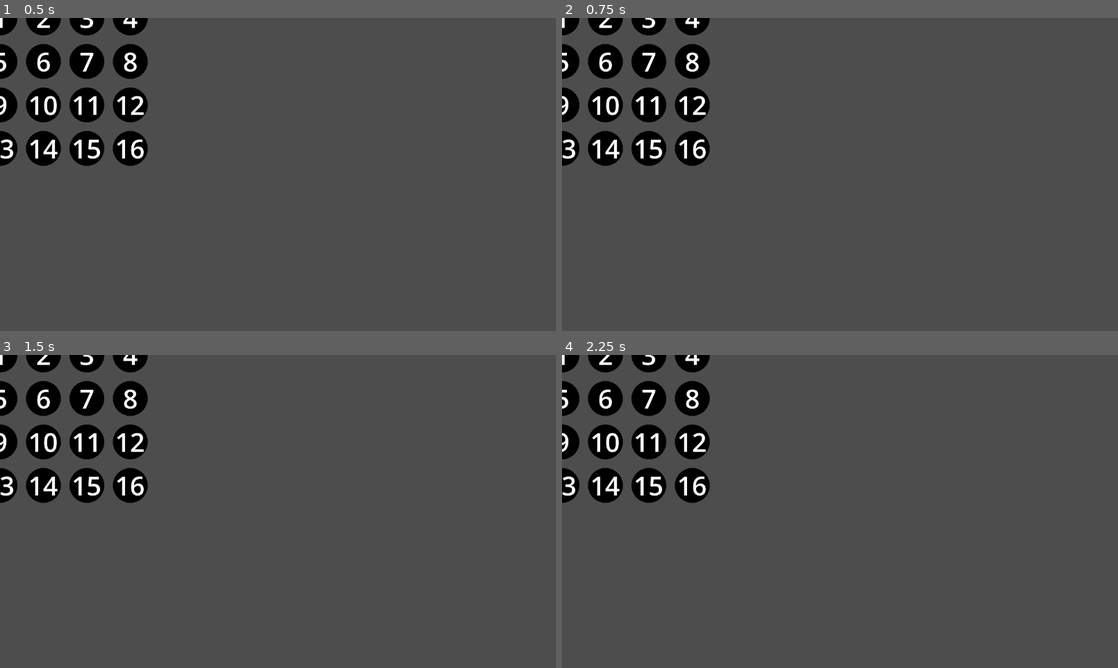
Above: before the commit, frames 1-4 (two rows, left to right).
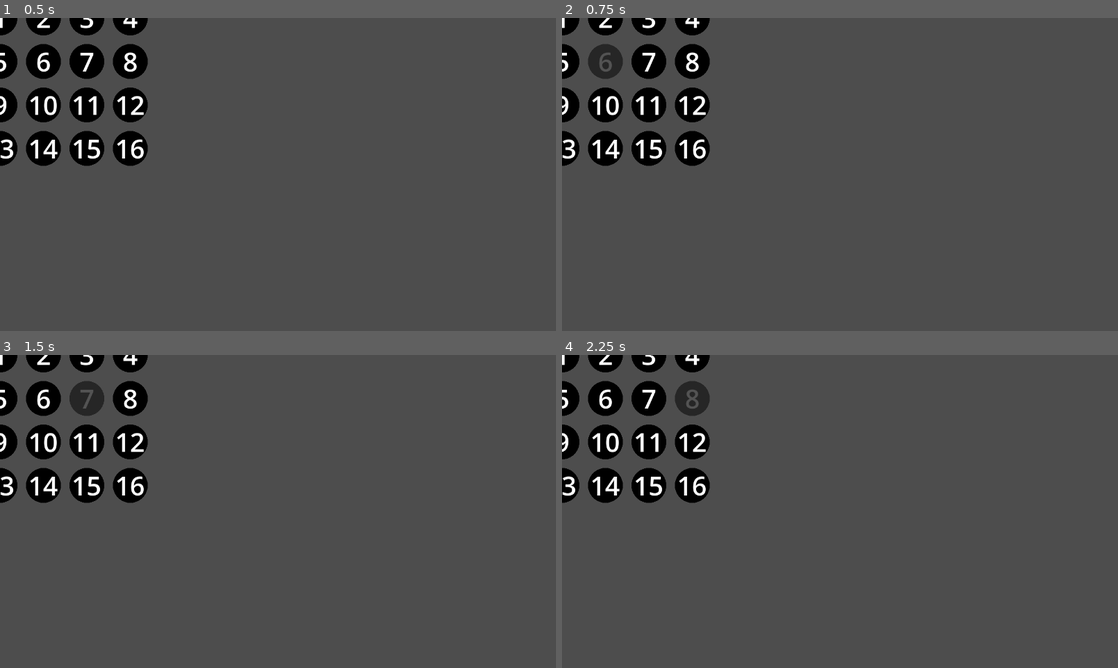
Above: after the commit, the same moments.

Repository: SHKBRD/GameOfRiskCyber
Game: Godot game, scene res://scenes/game_scene.tscn
Two runs of this game, one before a commit and one after it. Both use one fixed random seed, a clock stepped at 60 frames per second and the inputs below.
Inputs (mouse positions are in pixels of both pictures, inside the frame that each line leads up to):
- Up to frame 1 (0.5 s): no input
- Up to frame 2 (0.75 s): tap Enter at 0.5 s; move the mouse to (606, 61) at 0.52 s; press the mouse at (606, 61) at 0.53 s
- Up to frame 3 (1.5 s): tap Space at 1.25 s; move the mouse to (88, 398) at 1.27 s; release the mouse at (88, 398) at 1.28 s; click (88, 398) at 1.35 s
- Up to frame 4 (2.25 s): tap Enter at 2 s; move the mouse to (689, 398) at 2.02 s; press the mouse at (689, 398) at 2.03 s

Frame 1 is identical in both runs. In frame 2, 0.5% of the frame differs, in the area x 4-11%, y 8-20%; in frame 3, 0.5%, in the area x 12-19%, y 8-20%; in frame 4, 0.5%.

Commit message:
add progress

Diff:
--- a/project.godot
+++ b/project.godot
@@ -20,6 +20,15 @@
 window/size/viewport_width=1280
 window/size/viewport_height=720
 
+[input]
+
+NumpadButtonPressed={
+"deadzone": 0.2,
+"events": [Object(InputEventMouseButton,"resource_local_to_scene":false,"resource_name":"","device":-1,"window_id":0,"alt_pressed":false,"shift_pressed":false,"ctrl_pressed":false,"meta_pressed":false,"button_mask":0,"position":Vector2(0, 0),"global_position":Vector2(0, 0),"factor":1.0,"button_index":1,"canceled":false,"pressed":false,"double_click":false,"script":null)
+, Object(InputEventKey,"resource_local_to_scene":false,"resource_name":"","device":-1,"window_id":0,"alt_pressed":false,"shift_pressed":false,"ctrl_pressed":false,"meta_pressed":false,"pressed":false,"keycode":0,"physical_keycode":32,"key_label":0,"unicode":32,"location":0,"echo":false,"script":null)
+]
+}
+
 [rendering]
 
 renderer/rendering_method="gl_compatibility"
--- a/scenes/numpad_number.tscn
+++ b/scenes/numpad_number.tscn
@@ -18,6 +18,7 @@
 Label/font_sizes/font_size = 60
 
 [sub_resource type="CircleShape2D" id="CircleShape2D_w87sr"]
+radius = 40.05
 
 [node name="Sprite2D" type="Sprite2D"]
 texture = SubResource("GradientTexture2D_bg2j3")
--- a/scripts/number_grid.gd
+++ b/scripts/number_grid.gd
@@ -7,8 +7,18 @@
 @export var height: int = 4
 @export var buttonDistance: float = 100.0
 
+var connectOrder: int = 0
+var currentNumber: int = -1
+var dragging: bool = false
+
 func _ready() -> void:
 	init_numbers()
+
+func _unhandled_input(event: InputEvent) -> void:
+	if event.is_action_pressed("NumpadButtonPressed"):
+		dragging = true
+	else:
+		dragging = false
 
 func init_numbers() -> void:
 	for heightInd: int in height:
@@ -16,4 +26,28 @@
 			var newNumber: NumpadNumber = numpadNumber.instantiate()
 			newNumber.position = Vector2(widthInd*buttonDistance, heightInd*buttonDistance)
 			newNumber.init_numpad_button(heightInd*height + widthInd + 1)
+			newNumber.mouse_hovered.connect(_on_number_just_hovered)
+			newNumber.mouse_left.connect(_on_number_just_leaved)
 			add_child(newNumber)
+
+func reset_progress() -> void:
+	var numpadButtons: Array = get_children()
+	for numberButton: NumpadNumber in numpadButtons:
+		numberButton.reset()
+	connectOrder = 0
+	currentNumber = -1
+
+func _on_number_just_hovered(numberObj: NumpadNumber) -> void:
+	print()
+	print("ORDER: " + str(connectOrder))
+	print("CURRENT: " + str(currentNumber))
+	currentNumber = numberObj.number
+
+	if currentNumber == connectOrder + 1:
+		currentNumber = currentNumber
+		numberObj.confirm_number()
+	else:
+		reset_progress()
+
+func _on_number_just_leaved(numberObj: NumpadNumber) -> void:
+	currentNumber = -1
--- a/scripts/numpad_button.gd
+++ b/scripts/numpad_button.gd
@@ -1,15 +1,35 @@
 extends Sprite2D
 class_name NumpadNumber
 
+signal mouse_hovered(NumpadNumber)
+signal mouse_left(NumpadNumber)
+
 var number: int = 0
 var readInput: bool = false
+var confirmed: bool = true
 
 func init_numpad_button(num: int) -> void:
 	number = num
 	%Label.text = str(number)
 
+func _update(delta: float) -> void:
+	if confirmed:
+		modulate = Color.GREEN
+	else:
+		modulate = Color.WHITE
+
+func confirm_number() -> void:
+	confirmed = true
+
+func reset() -> void:
+	confirmed = false
+
 func _on_area_2d_mouse_entered() -> void:
 	readInput = true
+	mouse_hovered.emit(self)
+	modulate = Color(0.5, 0.5, 0.5, 0.5)
 
 func _on_area_2d_mouse_exited() -> void:
 	readInput = false
+	mouse_left.emit(self)
+	modulate = Color(1.0, 1.0, 1.0, 1.0)
